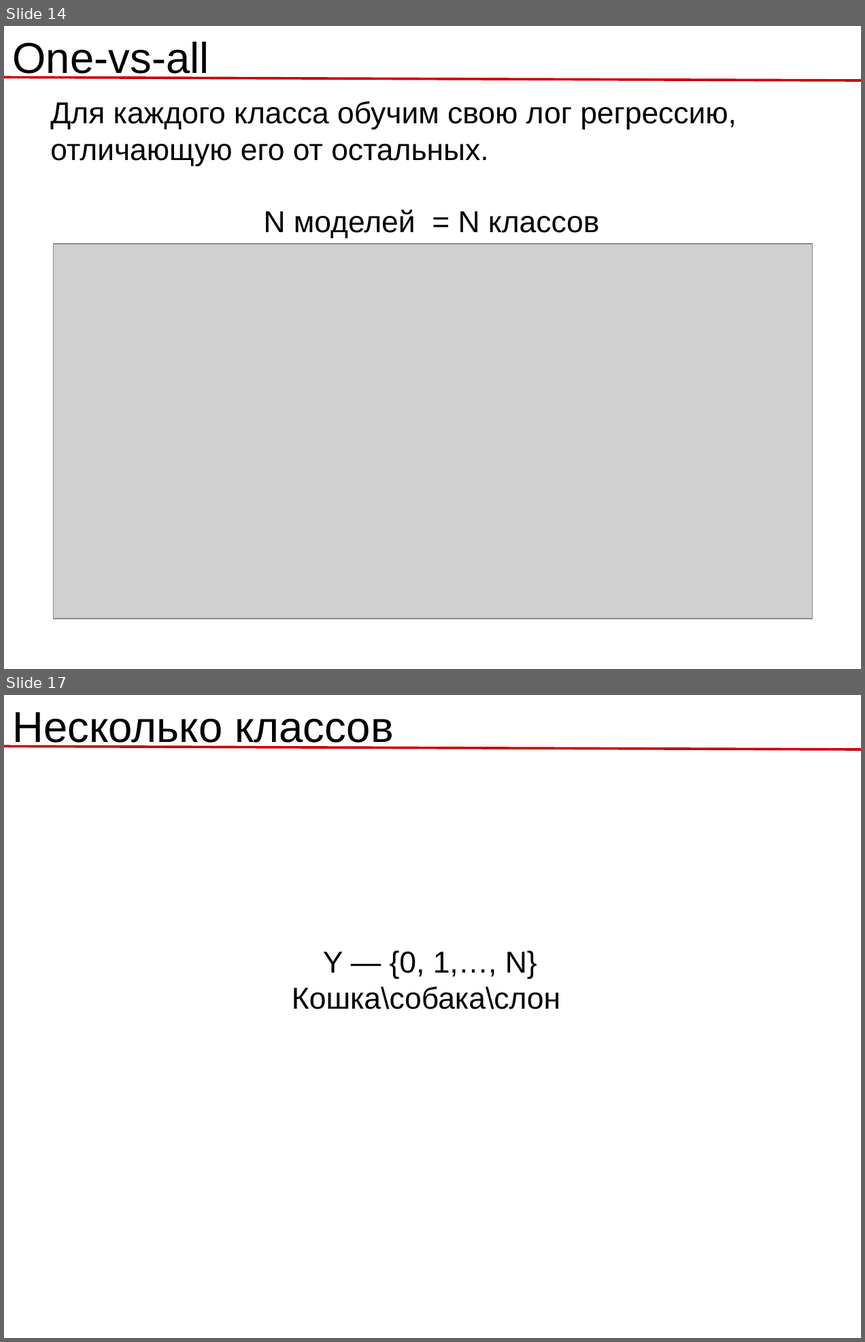
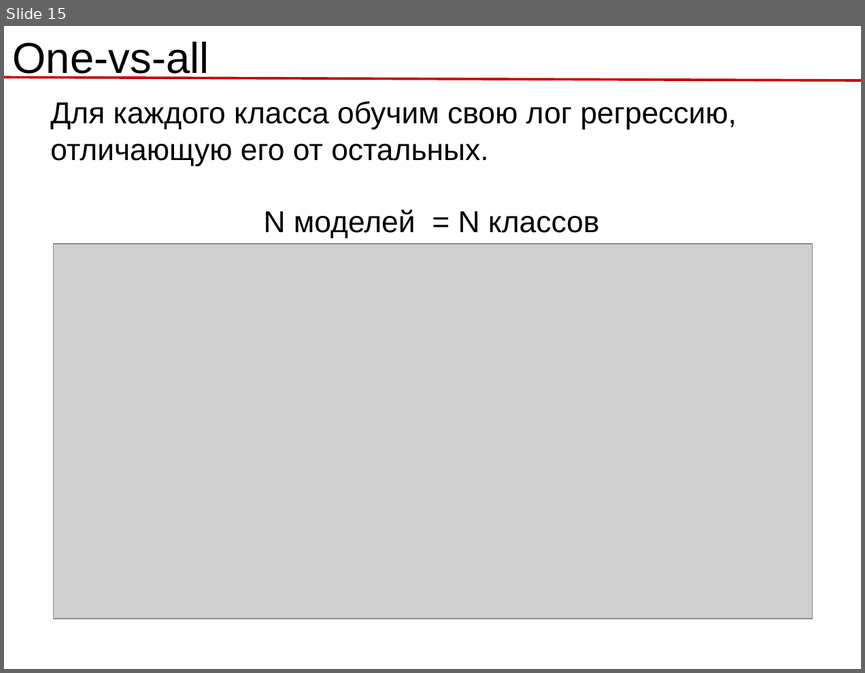
Before and after one commit to rykachevskiy/239, a slide deck: 3.Classification,Logistic_regression/Logistic_regression.odp. Shown one above the other, each under a label of ours: slides 14 and 17 before the commit, slide 15 after it; the slides between them are not shown. The pictures are 865x1342 and 865x673 pixels, drawn with LibreOffice and Linux fonts; fonts in the diff are those of the drawing; grey boxes stand for pictures. Boxes give left, top, right and bottom in pixels: in the first picture for what was removed or moved away, otherwise in the second. Text is boxed around its words. In the diff, an @@ line names an element or a change of style, - is before the commit and + after.

```diff
--- a/3.Classification,Logistic_regression/Logistic_regression.odp
+++ b/3.Classification,Logistic_regression/Logistic_regression.odp
@@ slide 17 removed at (x1=4, y1=695, x2=861, y2=1338), background #FFFFFF @@
@@ text removed at (x1=13, y1=712, x2=394, y2=749) @@
-Несколько классов
@@ line removed from (4, 746) to (861, 749) @@
@@ text removed at (x1=292, y1=950, x2=560, y2=1009) @@
-Y — {0, 1,…, N}
-Кошка\собака\слон
@@ what was slide 14 is now slide 15 @@
```
Also in this commit, not shown: 3 slides changed, 13 slides added, 8 other slides removed, 9 other files.
